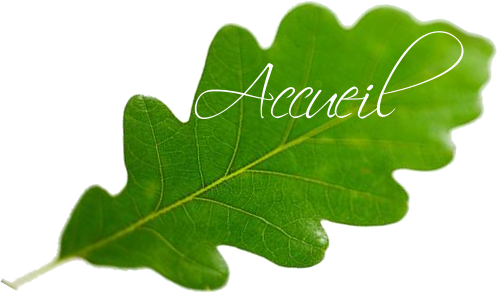
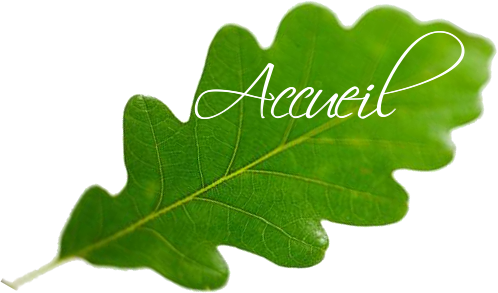
Layers edited between the first and the second 498x293 image:
added layer "Accueil#1" above "Arrière-plan" over [196, 31, 465, 119]
